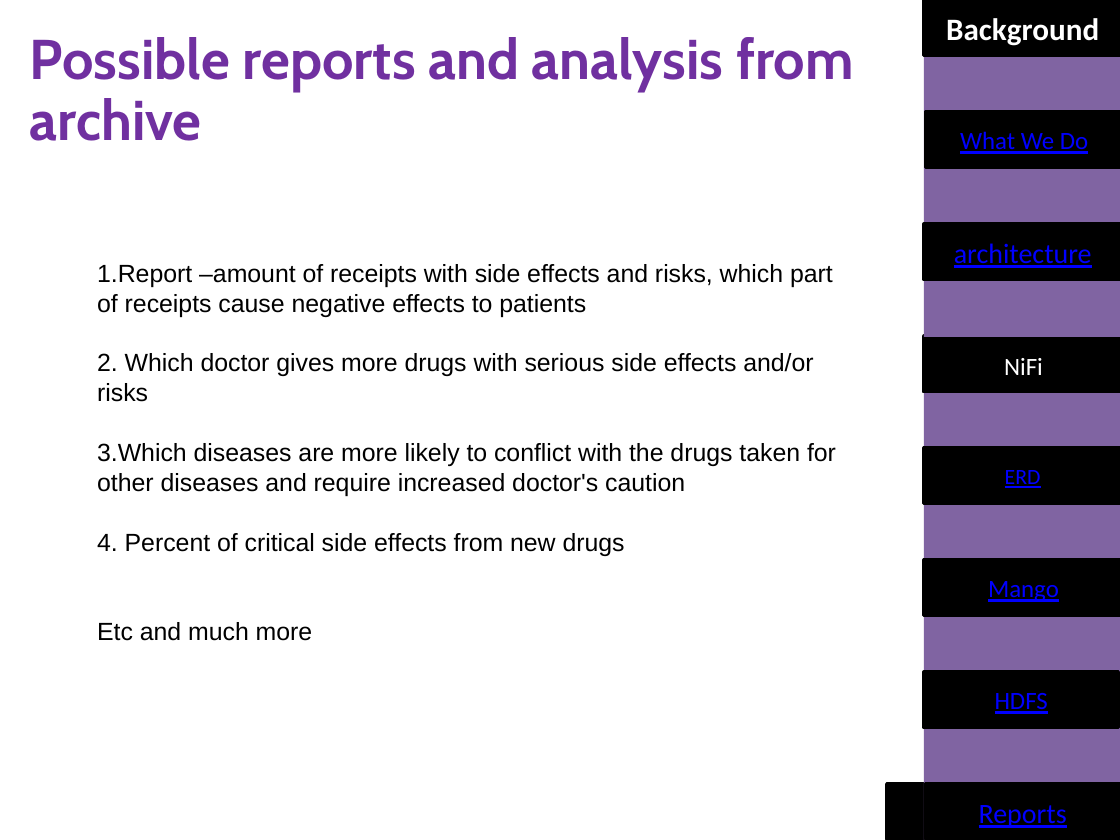
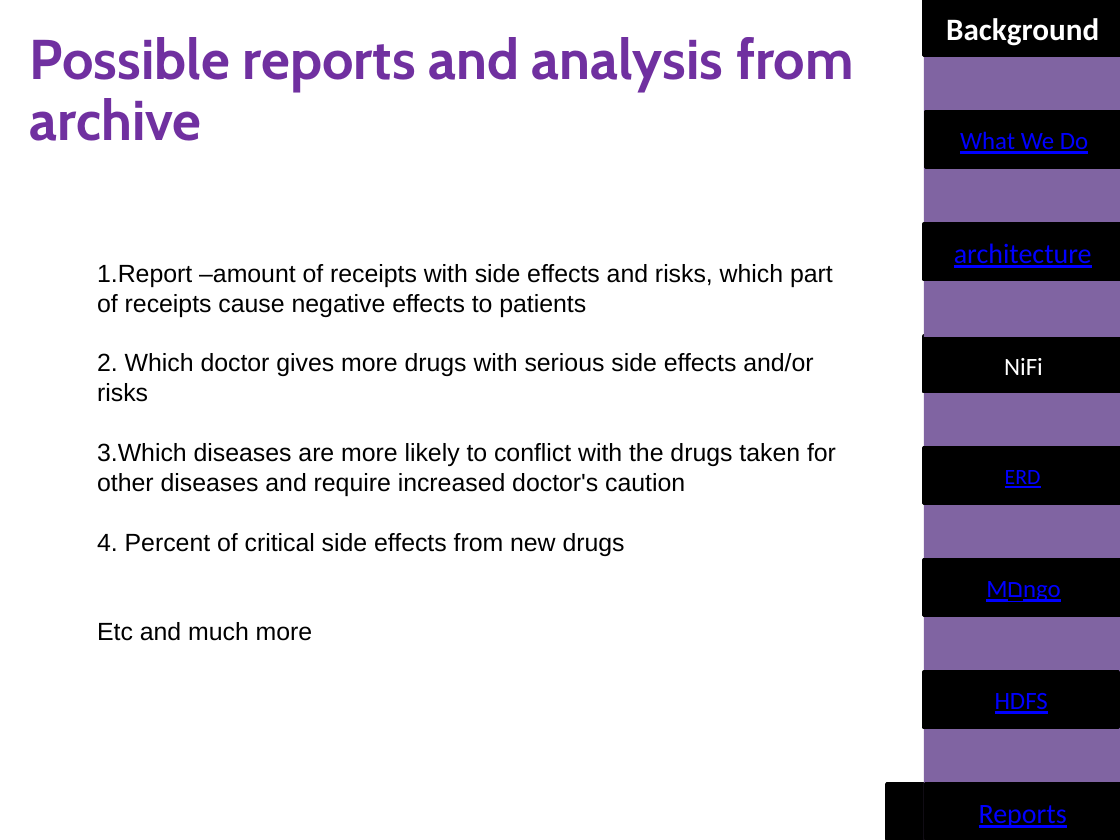
Before and after one commit to katkovOlga/nayaProject, a slide deck: slide 24 of FinalProjectLast.pptx (slide 23 before the commit). Drawn at 1120x840 pixels with LibreOffice and Linux fonts; fonts in the diff are those of the drawing. Boxes give left, top, right and bottom in pixels: in the first picture for what was removed or moved away, otherwise in the second. Text is boxed around its words. In the diff, an @@ line names an element or a change of style, - is before the commit and + after.

```diff
--- a/FinalProjectLast.pptx
+++ b/FinalProjectLast.pptx
@@ text in rectangle at bbox=[986, 581, 1060, 602]: text changed @@
-Mango
+Mםngo
```
Also in this commit, not shown: 21 other slides changed, 3 slides added, 2 slides removed.
